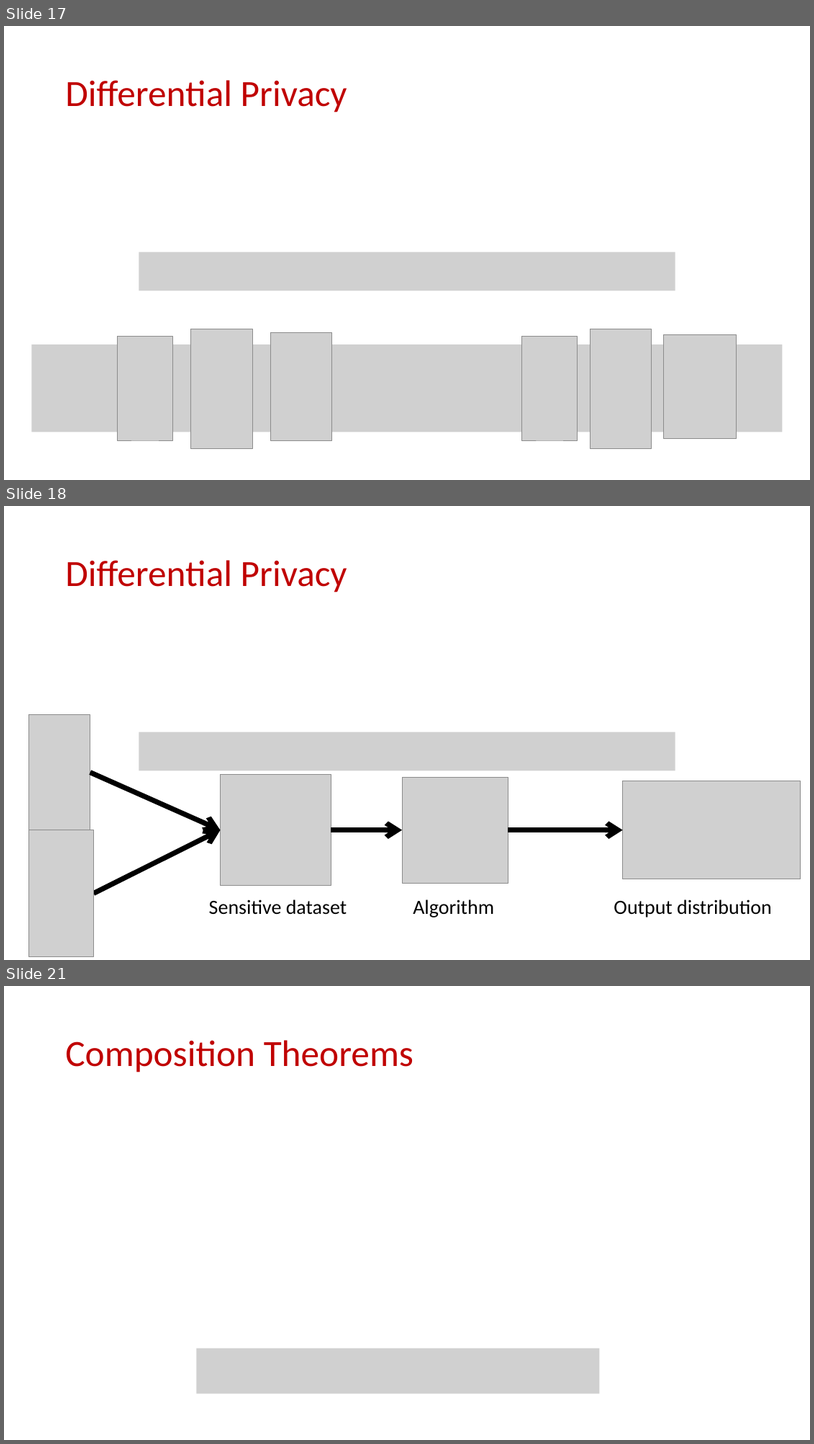
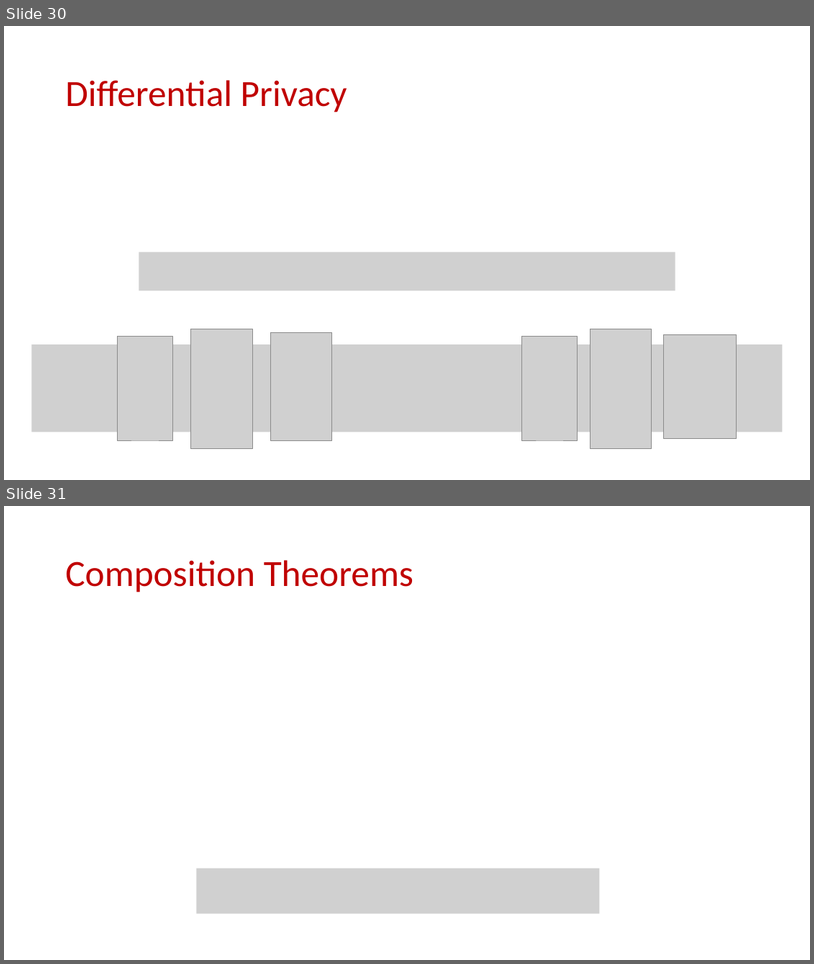
Before and after one commit to samsonzhou/samsonzhou.github.io, a slide deck: other-talks/Adversarial Robustness in the Streaming Model.pptx. Shown one above the other, each under a label of ours: slides 17, 18 and 21 before the commit, slides 30 and 31 after it; the slides between them are not shown. The pictures are 814x1444 and 814x964 pixels, drawn with LibreOffice and Linux fonts; fonts in the diff are those of the drawing; grey boxes stand for pictures. Boxes give left, top, right and bottom in pixels: in the first picture for what was removed or moved away, otherwise in the second. Text is boxed around its words. In the diff, an @@ line names an element or a change of style, - is before the commit and + after.

```diff
--- a/other-talks/Adversarial Robustness in the Streaming Model.pptx
+++ b/other-talks/Adversarial Robustness in the Streaming Model.pptx
@@ slide 18 removed at <box>4,506,810,960</box>, background #FFFFFF @@
@@ title removed at <box>65,560,347,592</box> @@
-Differential Privacy
@@ picture removed at <box>28,715,90,830</box> @@
@@ picture removed at <box>139,731,676,770</box> @@
@@ arrow removed from (90, 772) to (221, 830) @@
@@ picture removed at <box>221,775,332,885</box> @@
@@ picture removed at <box>402,777,508,883</box> @@
@@ picture removed at <box>623,780,800,879</box> @@
@@ picture removed at <box>28,830,94,956</box> @@
@@ arrow removed from (93, 893) to (221, 830) @@
@@ arrow removed from (332, 830) to (402, 830) @@
@@ arrow removed from (509, 830) to (623, 830) @@
@@ text removed at <box>209,899,347,914</box> @@
-Sensitive dataset
@@ text removed at <box>413,899,494,917</box> @@
-Algorithm
@@ text removed at <box>614,899,772,917</box> @@
-Output distribution
@@ what was slide 17 is now slide 30 @@
@@ what was slide 21 is now slide 31 @@
```
Also in this commit, not shown: 1 slide changed, 22 slides added, 2 other slides removed, 1 other file.
